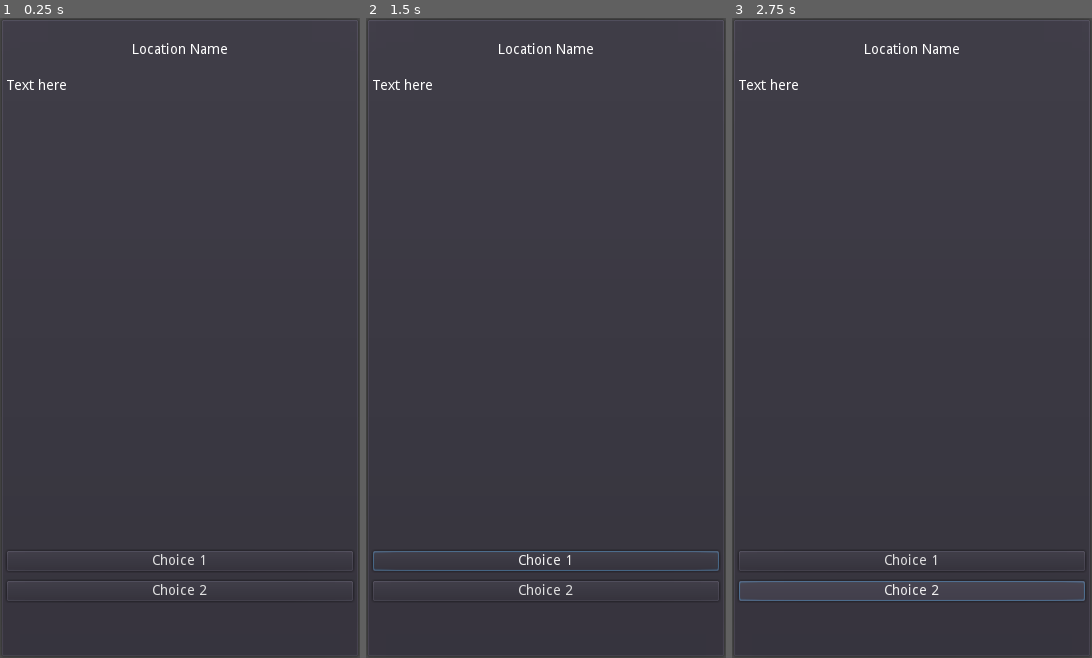
Above: before the commit, frames 1-3 (left to right).
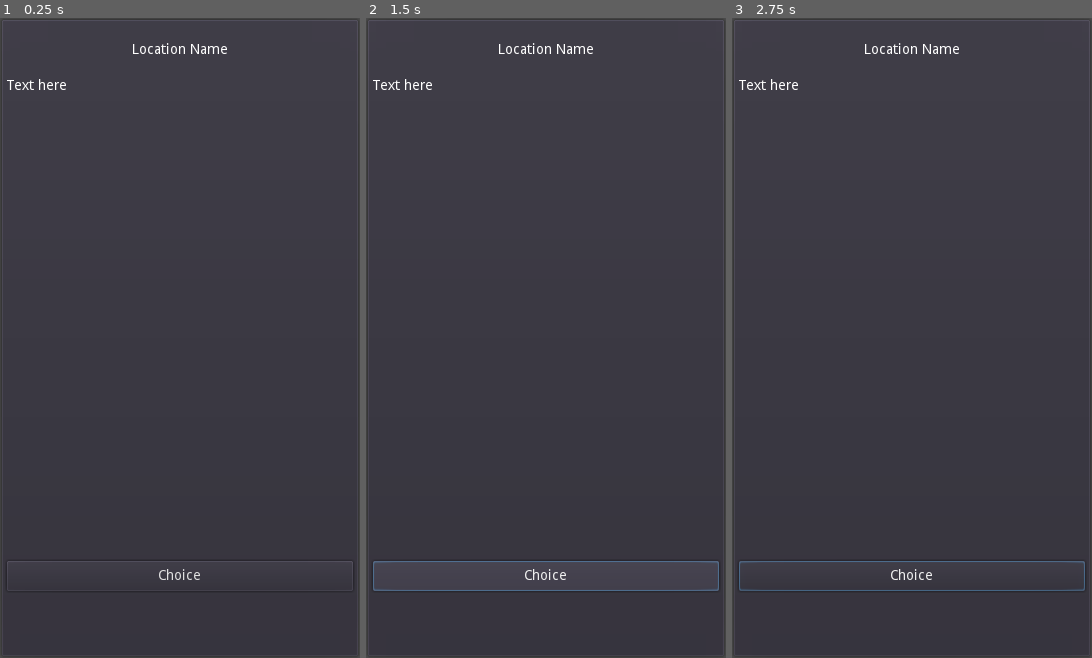
Above: after the commit, the same moments.

Repository: philipuriarte/A-Churchyard-of-Orphans
Game: Godot game, scene res://Scenes/GameScreen.tscn
Same seed, same stepped clock (60 frames per second), same inputs: the game is played once before the commit and once after it. This scene is started directly instead of the project's main scene.
Inputs (mouse positions are in pixels of both pictures, inside the frame that each line leads up to):
- Up to frame 1 (0.25 s): no input
- Up to frame 2 (1.5 s): click (546, 562) at 0.5 s, where only the run before the commit has a clickable "Choice 1"; click (546, 574) at 1.25 s, where only the run after the commit has a clickable "Choice"
- Up to frame 3 (2.75 s): click (912, 594) at 2 s, where only the run before the commit has a clickable "Choice 2"

The runs differ from the first frame. In frame 1, 0.7% of the frame differs, in the area x 1-99%, y 83-91%; in frame 2, 1.3%; in frame 3, 1.2%.

Commit message:
Create choice scene

Diff:
--- /dev/null
+++ b/Scenes/Reused Scenes/Choice.tscn
@@ -0,0 +1,8 @@
+[gd_scene format=2]
+
+[node name="Choice" type="Button"]
+margin_top = 65.0
+margin_right = 346.0
+margin_bottom = 85.0
+rect_min_size = Vector2( 0, 30 )
+text = "Choice"
--- a/Scenes/Reused Scenes/ChoicesContainer.tscn
+++ b/Scenes/Reused Scenes/ChoicesContainer.tscn
@@ -1,4 +1,6 @@
-[gd_scene format=2]
+[gd_scene load_steps=2 format=2]
+
+[ext_resource path="res://Scenes/Reused Scenes/Choice.tscn" type="PackedScene" id=1]
 
 [node name="ChoicesContainer" type="VBoxContainer"]
 margin_top = 476.0
@@ -8,14 +10,4 @@
 custom_constants/separation = 10
 alignment = 1
 
-[node name="Choice1" type="Button" parent="."]
-margin_top = 50.0
-margin_right = 346.0
-margin_bottom = 70.0
-text = "Choice 1"
-
-[node name="Choice2" type="Button" parent="."]
-margin_top = 80.0
-margin_right = 346.0
-margin_bottom = 100.0
-text = "Choice 2"
+[node name="Choice" parent="." instance=ExtResource( 1 )]
